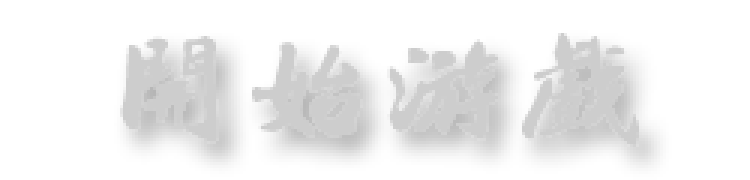
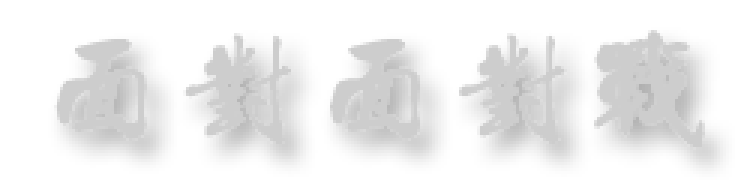
The second 750px x 180px image is a revision of the first. Changes to its layers:
renamed "开始游戏" to "面对面对战", painted on it over [54, 30, 705, 150]
